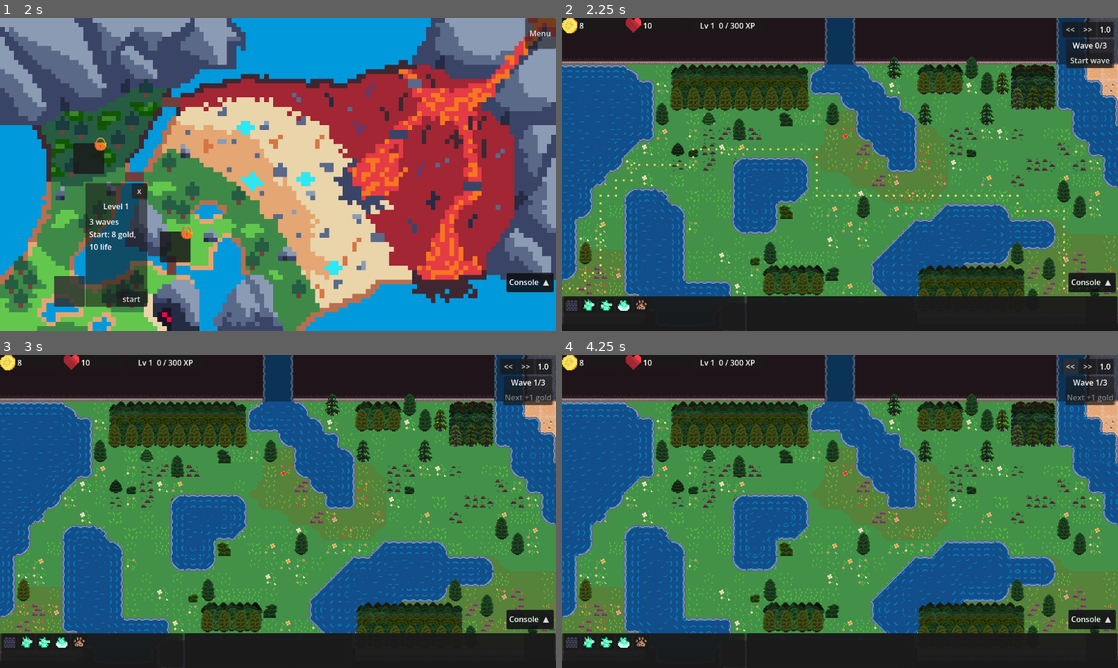
Above: before the commit, frames 1-4 (two rows, left to right).
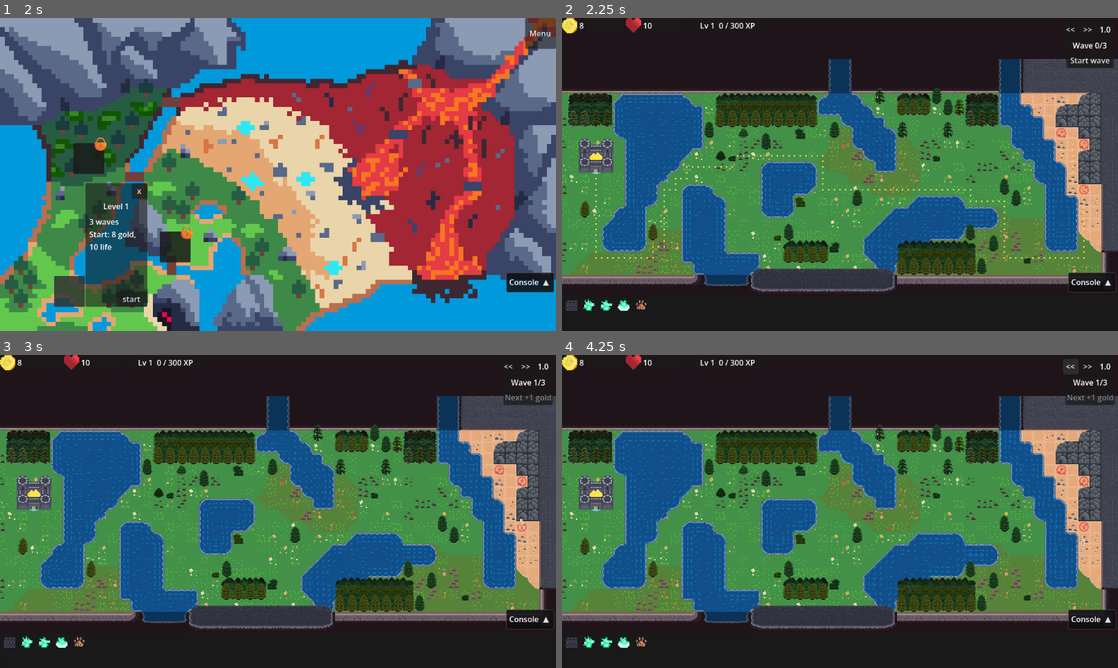
Above: after the commit, the same moments.

Repository: VelluVu/tower_def
Game: Godot game, scene res://scenes/main.tscn
Same seed, same stepped clock (60 frames per second), same inputs: the game is played once before the commit and once after it. The engine's default icon, where the game draws it, is replaced by a stand-in: a white triangle on a blue panel in a dark square.
Inputs (mouse positions are in pixels of both pictures, inside the frame that each line leads up to):
- Up to frame 1 (2 s): click "Start New Game" at 0.5 s; click (66, 290) at 1.27 s
- Up to frame 2 (2.25 s): click "start" at 2 s
- Up to frame 3 (3 s): click "Start wave" at 2.75 s
- Up to frame 4 (4.25 s): click "<<" at 3.5 s

Frame 1 is identical in both runs. In frame 2, 55% of the frame differs, in the area x 0-100%, y 0-100%; in frame 3, 55%; in frame 4, 55%.

Commit message:
Show the whole route at level start, always-on spawn and castle markers
- GameCamera: zoom_min 1; a level starts zoomed to fit its spawners and
  castle, and never zooms out past the level's width.
- LevelBackdrop fills the space around the level with the border colour.
- PathPreview keeps the spawn and castle rings visible during waves and
  draws under units and trees.
- Godot 4.7 resave of main.tscn and two upgrade data files (format only).

Co-Authored-By: Claude Opus 5.5 <noreply@anthropic.com>

Diff:
--- a/scenes/camera/game_camera.gd
+++ b/scenes/camera/game_camera.gd
@@ -42,6 +42,9 @@
 var pan_end_position : Vector2 = Vector2.ZERO
 var pan_lerp_target_pos : Vector2 = Vector2.ZERO
 var move_direction : Vector2 = Vector2.ZERO
+
+#the widest zoom in the current level: the level always fills the view's width
+var level_min_zoom : float = 1.0
 
 var is_panning : bool = false :
 	set = _set_is_panning
@@ -101,9 +104,10 @@
 		move_direction = Vector2.ZERO
 
 func _zoom_camera_smoothly(delta : float):
-	zoom_target_position = clamp(zoom_target_position, zoom_min, zoom_max)
+	var min_zoom : Vector2 = Vector2.ONE * maxf(zoom_min.x, level_min_zoom)
+	zoom_target_position = clamp(zoom_target_position, min_zoom, zoom_max)
 	zoom = zoom.lerp(zoom_target_position, zoom_speed * delta)
-	zoom = zoom.clamp(zoom_min, zoom_max)
+	zoom = zoom.clamp(min_zoom, zoom_max)
 
 
 func _move_camera_smoothly(delta : float):
@@ -156,13 +160,15 @@
 
 
 func _on_level_loaded(level : Level) -> void:
-	var bg_size : Vector2 = level.tiles.background_pixel_size
-	var bg_size_x_rounded = round(bg_size.x)
-	var bg_size_y_rounded = round(bg_size.y)
-	limit_left = -bg_size_x_rounded
-	limit_top = -bg_size_y_rounded
-	limit_right = bg_size_x_rounded
-	limit_bottom = bg_size_y_rounded
+	var half_size : Vector2 = level.tiles.background_pixel_size.round()
+	var viewport_size : Vector2 = get_viewport_rect().size
+	level_min_zoom = maxf(zoom_min.x, viewport_size.x / (half_size.x * 2.0))
+	#a level lower than the view at the widest zoom gets the backdrop above and below it
+	half_size.y = maxf(half_size.y, ceilf(viewport_size.y / level_min_zoom * 0.5))
+	limit_left = -half_size.x
+	limit_top = -half_size.y
+	limit_right = half_size.x
+	limit_bottom = half_size.y
 	_frame_level(level.get_path_bounds())
 	current_mode = CameraMode.Free
 
@@ -172,8 +178,7 @@
 	var framed : Rect2 = bounds.grow(level_frame_margin)
 	var viewport_size : Vector2 = get_viewport_rect().size
 	var fit : float = minf(viewport_size.x / framed.size.x, viewport_size.y / framed.size.y)
-	#whole zoom steps keep the 16 px pixel art even
-	var start_zoom : float = clampf(floorf(fit), zoom_min.x, level_frame_max_zoom)
+	var start_zoom : float = clampf(fit, level_min_zoom, maxf(level_min_zoom, level_frame_max_zoom))
 	zoom = Vector2.ONE * start_zoom
 	zoom_target_position = zoom
 
--- a/scenes/level/level.gd
+++ b/scenes/level/level.gd
@@ -9,6 +9,7 @@
 const WAVE_RUNNER_NAME : String = "WaveRunner"
 const BUILDING_TYPE_UPGRADES_NAME : String = "BuildingTypeUpgrades"
 const PATH_PREVIEW_NAME : String = "PathPreview"
+const BACKDROP_NAME : String = "LevelBackdrop"
 const NO_LEVEL_DATA_WARNING : String = " Level has no LevelData, no waves will spawn!"
 
 @onready var tiles : Tiles = $Tiles
@@ -239,6 +240,9 @@
 	upgrades.name = "LevelUpgrades"
 	add_child(upgrades)
 	_setup_waves()
+	var backdrop : LevelBackdrop = LevelBackdrop.new()
+	backdrop.name = BACKDROP_NAME
+	add_child(backdrop)
 	var path_preview : PathPreview = PathPreview.new()
 	path_preview.name = PATH_PREVIEW_NAME
 	add_child(path_preview)
--- /dev/null
+++ b/scenes/level/level_backdrop.gd
@@ -0,0 +1,19 @@
+class_name LevelBackdrop
+extends Node2D
+
+## Fills the space around the level with the map's dark border colour, so a level that is lower
+## (or narrower) than the view shows a frame instead of the grey clear colour.
+
+#under the ground tile layers, which are at -1
+const BACKDROP_Z_INDEX : int = -2
+const BACKDROP_RECT : Rect2 = Rect2(-4096, -4096, 8192, 8192)
+
+@export var color : Color = Color8(31, 20, 25)
+
+
+func _ready() -> void:
+	z_index = BACKDROP_Z_INDEX
+
+
+func _draw() -> void:
+	draw_rect(BACKDROP_RECT, color)
--- a/scenes/level/path_preview.gd
+++ b/scenes/level/path_preview.gd
@@ -1,20 +1,26 @@
 class_name PathPreview
 extends Node2D
 
-## Dotted enemy routes from every spawner to its castle, shown while the player builds so the
-## spawn points and the castle can be found. Follows the maze as buildings change the grid.
+## Marks every spawn point and castle, and draws the dotted enemy routes between them while the
+## player builds. The routes follow the maze as buildings change the grid and hide during a wave.
 
 const DOT_SPACING : float = 8.0
 const DOT_SIZE : Vector2 = Vector2(2, 2)
-const MARKER_RADIUS : float = 6.0
-const MARKER_WIDTH : float = 1.0
-const MARKER_POINTS : int = 16
+const SPAWN_RADIUS : float = 6.0
+const END_RADIUS : float = 9.0
+const MARKER_WIDTH : float = 2.0
+const MARKER_POINTS : int = 24
+const CENTER_DOT_SIZE : Vector2 = Vector2(4, 4)
+#the ground tile layers are at -1; drawn after them, so units and trees stay on top
+const GROUND_Z_INDEX : int = -1
 
 @export var path_color : Color = Color(1.0, 0.85, 0.4, 0.7)
 @export var spawn_color : Color = Color(1.0, 0.35, 0.3, 0.9)
 @export var end_color : Color = Color(0.45, 0.8, 1.0, 0.9)
 
 var paths : Array[PackedVector2Array] = []
+var is_route_visible : bool = true :
+	set = _set_is_route_visible
 
 var level : Level :
 	get:
@@ -24,6 +30,7 @@
 
 
 func _ready() -> void:
+	z_index = GROUND_Z_INDEX
 	GameSignals.astar_grid_updated.connect(_update_paths)
 	GameSignals.wave_cleared.connect(_on_wave_cleared)
 	UISignals.start_wave_pressed.connect(_on_start_wave_pressed)
@@ -45,6 +52,12 @@
 		if path.is_empty():
 			continue
 
+		_draw_marker(path[0], SPAWN_RADIUS, spawn_color)
+		_draw_marker(path[path.size() - 1], END_RADIUS, end_color)
+
+		if not is_route_visible:
+			continue
+
 		for i in range(path.size() - 1):
 			var from : Vector2 = to_local(path[i])
 			var to : Vector2 = to_local(path[i + 1])
@@ -52,14 +65,25 @@
 			for step in steps:
 				draw_rect(Rect2(from.lerp(to, float(step) / steps) - DOT_SIZE * 0.5, DOT_SIZE), path_color)
 
-		draw_arc(to_local(path[0]), MARKER_RADIUS, 0.0, TAU, MARKER_POINTS, spawn_color, MARKER_WIDTH)
-		draw_arc(to_local(path[path.size() - 1]), MARKER_RADIUS + 2.0, 0.0, TAU, MARKER_POINTS, end_color, MARKER_WIDTH)
+
+func _draw_marker(world_position : Vector2, radius : float, color : Color) -> void:
+	var center : Vector2 = to_local(world_position)
+	draw_arc(center, radius, 0.0, TAU, MARKER_POINTS, color, MARKER_WIDTH)
+	draw_rect(Rect2(center - CENTER_DOT_SIZE * 0.5, CENTER_DOT_SIZE), color)
+
+
+func _set_is_route_visible(value : bool) -> void:
+	if is_route_visible == value:
+		return
+
+	is_route_visible = value
+	queue_redraw()
 
 
 func _on_start_wave_pressed() -> void:
-	hide()
+	is_route_visible = false
 
 
 func _on_wave_cleared(_wave_number : int) -> void:
+	is_route_visible = true
 	_update_paths()
-	show()
--- a/scenes/main.tscn
+++ b/scenes/main.tscn
@@ -23,15 +23,15 @@
 corner_radius_bottom_right = 3
 corner_radius_bottom_left = 3
 
-[node name="Main" type="Node"]
+[node name="Main" type="Node" unique_id=1286313756]
 script = ExtResource("1_0mimr")
 
-[node name="SceneManager" type="Node" parent="."]
+[node name="SceneManager" type="Node" parent="." unique_id=1721423982]
 script = ExtResource("1_2xphi")
 ui_scenes = Array[PackedScene]([ExtResource("2_7wrsp"), ExtResource("6_3umoq")])
 level_scenes = Array[PackedScene]([ExtResource("3_o16fr")])
 
-[node name="GameCamera" type="Camera2D" parent="."]
+[node name="GameCamera" type="Camera2D" parent="." unique_id=1226790724]
 zoom = Vector2(2, 2)
 limit_left = -704
 limit_top = -448
@@ -39,15 +39,14 @@
 limit_bottom = 448
 script = ExtResource("5_nmsmd")
 pan_speed = 16.0
-zoom_min = Vector2(2, 2)
 
-[node name="DamageNumberManager" parent="." instance=ExtResource("8_1x856")]
+[node name="DamageNumberManager" parent="." unique_id=1265623864 instance=ExtResource("8_1x856")]
 
-[node name="UI" type="CanvasLayer" parent="."]
+[node name="UI" type="CanvasLayer" parent="." unique_id=425963178]
 process_mode = 3
 script = ExtResource("7_2wt15")
 
-[node name="DeveloperModeNotification" type="Label" parent="UI"]
+[node name="DeveloperModeNotification" type="Label" parent="UI" unique_id=1716264200]
 anchors_preset = 5
 anchor_left = 0.5
 anchor_right = 0.5
@@ -60,13 +59,14 @@
 horizontal_alignment = 1
 vertical_alignment = 1
 
-[node name="Builder" parent="." instance=ExtResource("8_ots7q")]
+[node name="Builder" parent="." unique_id=118052685 instance=ExtResource("8_ots7q")]
 
-[node name="ConsoleLayer" type="CanvasLayer" parent="."]
+[node name="ConsoleLayer" type="CanvasLayer" parent="." unique_id=311713398]
 process_mode = 3
 layer = 10
 
-[node name="DevConsole" parent="ConsoleLayer" instance=ExtResource("9_console")]
+[node name="DevConsole" parent="ConsoleLayer" unique_id=1106219978 instance=ExtResource("9_console")]
+layout_mode = 3
 offset_left = -364.0
 offset_top = -260.0
 offset_bottom = -80.0
--- a/scenes/upgrades/building_upgrades/beamer_upgrade_data.tres
+++ b/scenes/upgrades/building_upgrades/beamer_upgrade_data.tres
@@ -1,22 +1,18 @@
-[gd_resource type="Resource" script_class="BuildingUpgradeData" format=3]
+[gd_resource type="Resource" script_class="BuildingUpgradeData" format=3 uid="uid://bowst2h4hl4lc"]
 
-[ext_resource type="Script" path="res://scenes/upgrades/building_upgrade_data.gd" id="1_data"]
-[ext_resource type="Script" path="res://scenes/unit/evolve_tree/evolve_resource.gd" id="2_evolve"]
+[ext_resource type="Script" uid="uid://cdkvcem034rct" path="res://scenes/upgrades/building_upgrade_data.gd" id="1_data"]
+[ext_resource type="Script" uid="uid://myr7yifukj43" path="res://scenes/unit/evolve_tree/evolve_resource.gd" id="2_evolve"]
 
 [sub_resource type="Resource" id="Resource_damage"]
 script = ExtResource("2_evolve")
-modifier_type = 0
 elements = 15
-modify_stat_type = 2
 modify_type = 2
 is_randomized_modify_value = false
-is_percent = true
 modify_value = 0.15
 evolve_name = "Damage"
 
 [sub_resource type="Resource" id="Resource_attack_range"]
 script = ExtResource("2_evolve")
-modifier_type = 0
 elements = 15
 modify_stat_type = 5
 modify_type = 0
@@ -28,6 +24,3 @@
 [resource]
 script = ExtResource("1_data")
 upgrade_resources = Array[ExtResource("2_evolve")]([SubResource("Resource_damage"), SubResource("Resource_attack_range")])
-upgrade_cost_ratios = Array[float]([0.5, 0.75, 1.0, 1.25, 1.5, 1.75])
-evolve_cost_ratios = Array[float]([1.5, 2.5, 4.0])
-upgrades_per_tier = 2
--- a/scenes/upgrades/building_upgrades/leopard_trap_upgrade_data.tres
+++ b/scenes/upgrades/building_upgrades/leopard_trap_upgrade_data.tres
@@ -1,33 +1,24 @@
-[gd_resource type="Resource" script_class="BuildingUpgradeData" format=3]
+[gd_resource type="Resource" script_class="BuildingUpgradeData" format=3 uid="uid://dlqkw1lishbs8"]
 
-[ext_resource type="Script" path="res://scenes/upgrades/building_upgrade_data.gd" id="1_data"]
-[ext_resource type="Script" path="res://scenes/unit/evolve_tree/evolve_resource.gd" id="2_evolve"]
+[ext_resource type="Script" uid="uid://cdkvcem034rct" path="res://scenes/upgrades/building_upgrade_data.gd" id="1_data"]
+[ext_resource type="Script" uid="uid://myr7yifukj43" path="res://scenes/unit/evolve_tree/evolve_resource.gd" id="2_evolve"]
 
 [sub_resource type="Resource" id="Resource_damage"]
 script = ExtResource("2_evolve")
-modifier_type = 0
 elements = 15
-modify_stat_type = 2
 modify_type = 2
 is_randomized_modify_value = false
-is_percent = true
 modify_value = 0.15
 evolve_name = "Damage"
 
 [sub_resource type="Resource" id="Resource_attack_speed"]
 script = ExtResource("2_evolve")
-modifier_type = 0
 elements = 15
 modify_stat_type = 6
 modify_type = 0
 is_randomized_modify_value = false
-is_percent = true
-modify_value = 0.1
 evolve_name = "Re-arm Speed"
 
 [resource]
 script = ExtResource("1_data")
 upgrade_resources = Array[ExtResource("2_evolve")]([SubResource("Resource_damage"), SubResource("Resource_attack_speed")])
-upgrade_cost_ratios = Array[float]([0.5, 0.75, 1.0, 1.25, 1.5, 1.75])
-evolve_cost_ratios = Array[float]([1.5, 2.5, 4.0])
-upgrades_per_tier = 2
Not shown, added: scenes/level/level_backdrop.gd.uid
Not shown: 1 places in scenes/main.tscn that only renumber resources
